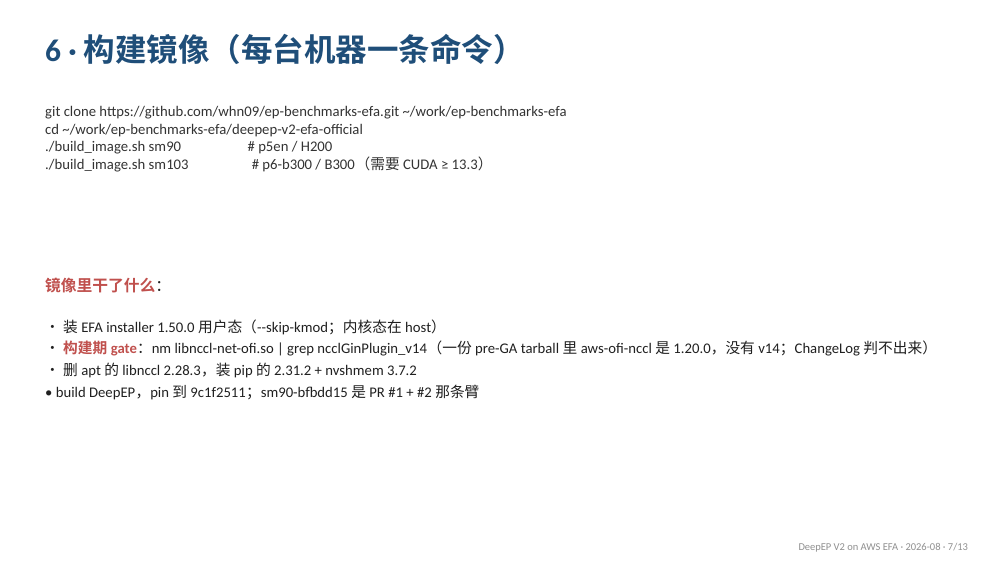
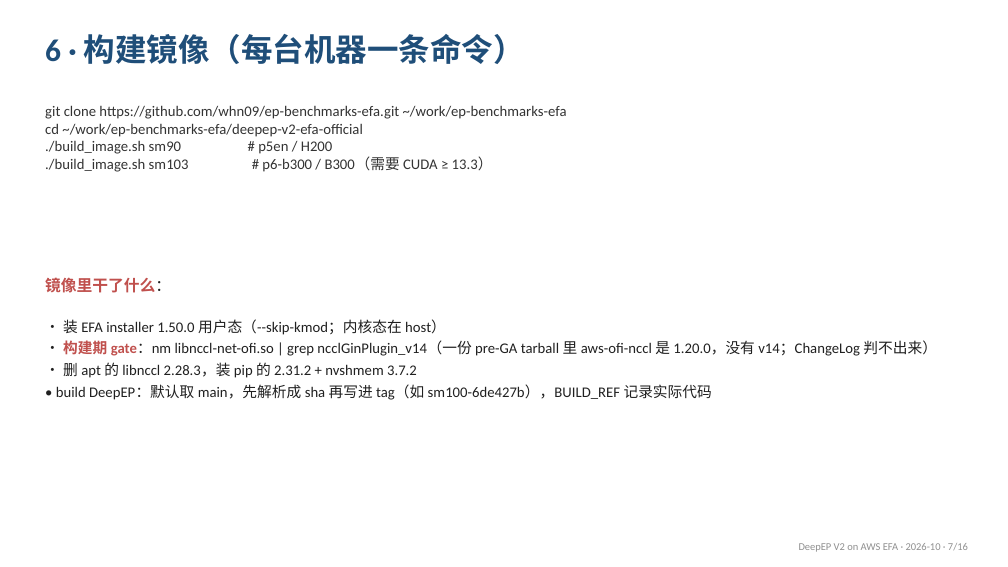
Before and after one commit to whn09/ep-benchmarks-efa, a slide deck: slide 7 of deepep-v2-efa-official/docs/DeepEPv2_on_EFA.pptx. Drawn at 1008x567 pixels with LibreOffice and Linux fonts; fonts in the diff are those of the drawing. Boxes give left, top, right and bottom in pixels: in the first picture for what was removed or moved away, otherwise in the second. Text is boxed around its words. In the diff, an @@ line names an element or a change of style, - is before the commit and + after.

```diff
--- a/deepep-v2-efa-official/docs/DeepEPv2_on_EFA.pptx
+++ b/deepep-v2-efa-official/docs/DeepEPv2_on_EFA.pptx
@@ text at box(56, 384, 712, 400): text changed @@
-• build DeepEP，pin 到 9c1f2511；sm90-bfbdd15 是 PR #1 + #2 那条臂
+• build DeepEP：默认取 main，先解析成 sha 再写进 tag（如 sm100-6de427b），BUILD_REF 记录实际代码
@@ text at box(799, 543, 968, 552): text changed @@
-DeepEP V2 on AWS EFA · 2026-08 · 7/13
+DeepEP V2 on AWS EFA · 2026-10 · 7/16
```
Also in this commit, not shown: 12 other slides changed, 3 slides added, 2 other files.
